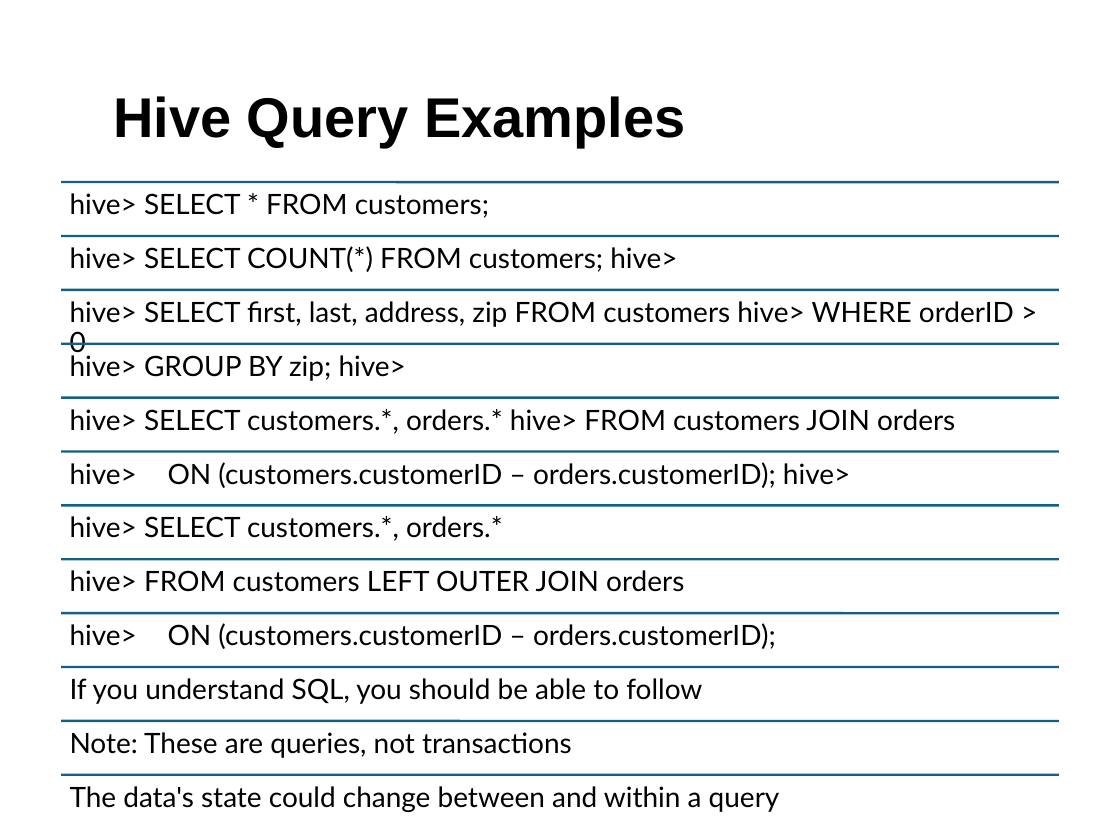
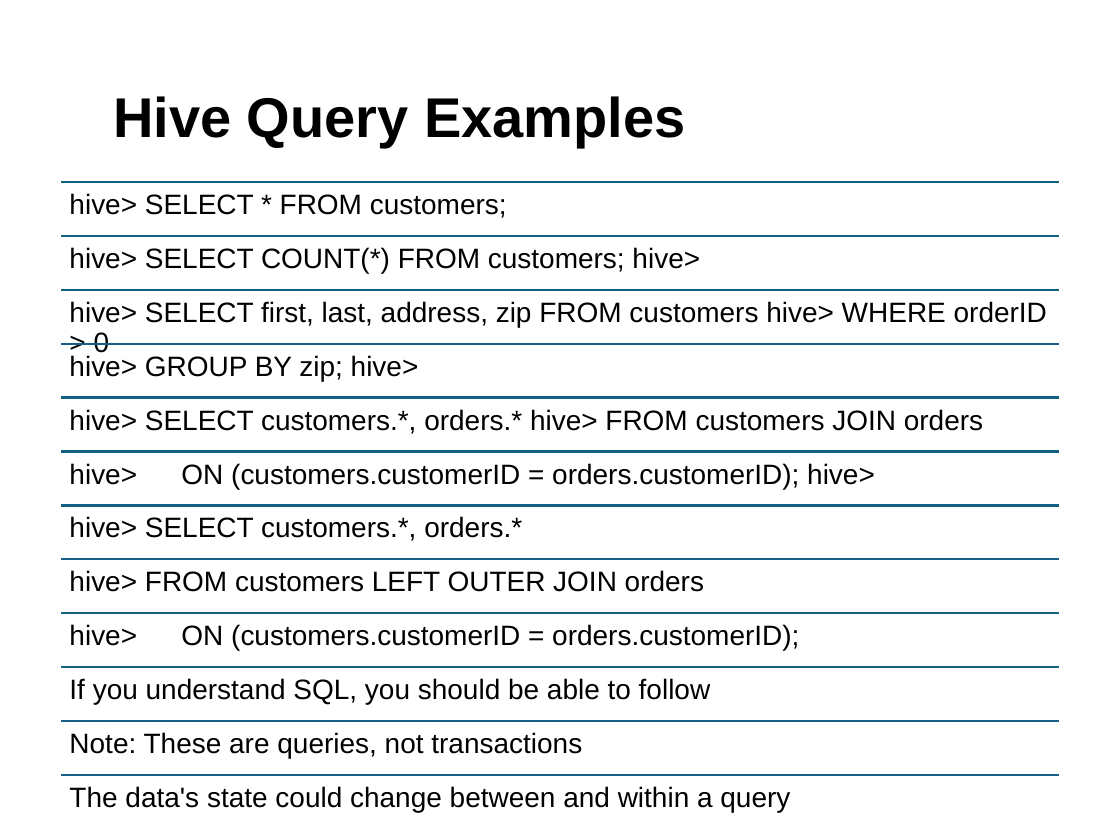
Before and after one commit to zhangyu027/UCI_Hadoop_Apache_Airflow, a slide deck: slide 29 of 02_Slides/M4_Pig&Hive.pptx. Drawn at 1120x840 pixels with LibreOffice and Linux fonts; fonts in the diff are those of the drawing. Boxes give left, top, right and bottom in pixels: in the first picture for what was removed or moved away, otherwise in the second. Text is boxed around its words. In the diff, an @@ line names an element or a change of style, - is before the commit and + after.

```diff
--- a/02_Slides/M4_Pig&Hive.pptx
+++ b/02_Slides/M4_Pig&Hive.pptx
@@ line (62, 344) - (1058, 344): stroke #156082 1.5 pt to #126082 1.5 pt @@
@@ text at (69, 463, 875, 489): text changed; font Lato to Arial @@
-hive> ON (customers.customerID – orders.customerID); hive>
+hive> ON (customers.customerID = orders.customerID); hive>
@@ text at (69, 624, 799, 650): text changed; font Lato to Arial @@
-hive> ON (customers.customerID – orders.customerID);
+hive> ON (customers.customerID = orders.customerID);
@@ font Lato to Arial; less space between paragraphs in 10 elements at (69, 193, 507, 218), (69, 247, 700, 273), (69, 301, 1047, 353), (69, 355, 419, 381), (69, 409, 983, 434), (69, 516, 522, 541), (69, 570, 704, 592), (69, 678, 711, 704), (69, 732, 582, 758), (69, 786, 790, 812) @@
```
Also in this commit, not shown: 22 other slides changed, 9 other files.
